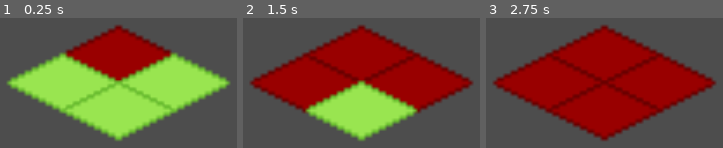
Above: before the commit, frames 1-3 (left to right).
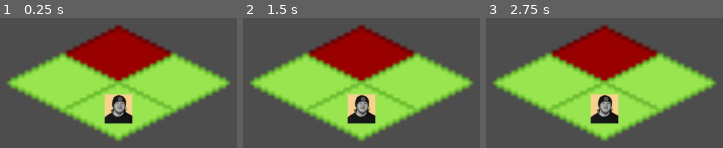
Above: after the commit, the same moments.

Repository: ckuras/GMTK-2023-Fire-Fighter
Game: Godot game, scene res://Scenes/main.tscn
The game is run twice, just before and just after one commit, with the same random seed, the same clock (stepped at 60 frames per second) and the same inputs.
Inputs:
- Up to frame 1 (0.25 s): no input
- Up to frame 2 (1.5 s): tap Enter at 0.5 s; tap Space at 1.25 s
- Up to frame 3 (2.75 s): no input

The runs differ from the first frame. In frame 1, 2.8% of the frame differs, in the area x 43-57%, y 58-82%; in frame 2, 26%; in frame 3, 35%, in the area x 2-98%, y 26-95%.

Commit message:
show the nato

Diff:
--- a/Scenes/board.tscn
+++ b/Scenes/board.tscn
@@ -22,4 +22,5 @@
 
 [node name="Tile4" parent="Tiles" instance=ExtResource("1_kkxld")]
 position = Vector2(0, 16)
+has_player = true
 tile_id = 3
--- a/Scenes/tile.tscn
+++ b/Scenes/tile.tscn
@@ -1,7 +1,8 @@
-[gd_scene load_steps=4 format=3 uid="uid://byb3wjan8u1rx"]
+[gd_scene load_steps=5 format=3 uid="uid://byb3wjan8u1rx"]
 
 [ext_resource type="Texture2D" uid="uid://cdwcysljin2vi" path="res://Assets/iso_tile.png" id="1_bxljw"]
 [ext_resource type="Script" path="res://Scripts/tile.gd" id="1_ulwfg"]
+[ext_resource type="Texture2D" uid="uid://dn7uy7ngcm5u5" path="res://Assets/nato.png" id="3_21ef0"]
 
 [sub_resource type="RectangleShape2D" id="RectangleShape2D_66kea"]
 size = Vector2(9.8995, 9.8995)
@@ -21,3 +22,8 @@
 [node name="CollisionShape2D" type="CollisionShape2D" parent="."]
 rotation = 0.785398
 shape = SubResource("RectangleShape2D_66kea")
+
+[node name="Player" type="Sprite2D" parent="."]
+visible = false
+scale = Vector2(0.05, 0.05)
+texture = ExtResource("3_21ef0")
--- a/Scripts/TurnQueue.gd
+++ b/Scripts/TurnQueue.gd
@@ -1,23 +1,28 @@
 extends Node
 
 enum Turn {
+	Player,
 	Fire,
 }
 
 @export var board: Board
-var active_turn = Turn.Fire
+var active_turn = Turn.Player
 
 func _ready():
 	play_turn()
 
 func play_turn():
 	match active_turn:
+		Turn.Player:
+			print("Player's turn")
+			pass
 		Turn.Fire:
+			print("Eat the fire")
 			var tiles_on_fire: Array[Tile] = board.get_tiles_by_state(Tile.TileState.Fire)
 			await get_tree().create_timer(1.0).timeout
 			for tile in tiles_on_fire:
 				tile.spread_to_neighbors()
-	play_turn()
+			play_turn()
 			# get all the fire nodes
 
 
--- a/Scripts/tile.gd
+++ b/Scripts/tile.gd
@@ -15,6 +15,15 @@
 }
 
 const TILE_SIZE = Vector2i(32,16)
+
+@export var has_player = false : set = _set_has_player
+
+func _set_has_player(_has_player):
+	has_player = _has_player
+	if has_player:
+		$Player.show()
+	else:
+		$Player.hide()
 
 @export var tile_id = 0
 @export var state = TileState.None
@@ -52,7 +61,6 @@
 	))
 	return not_null_neighbors
 
-
 func get_neighbor_by_direction(direction: Direction):
 	ray_cast.target_position = get_target_by_direction(direction)
 	ray_cast.force_raycast_update()
Binary file added: Assets/nato.png
Not shown, added: Assets/nato.png.import
